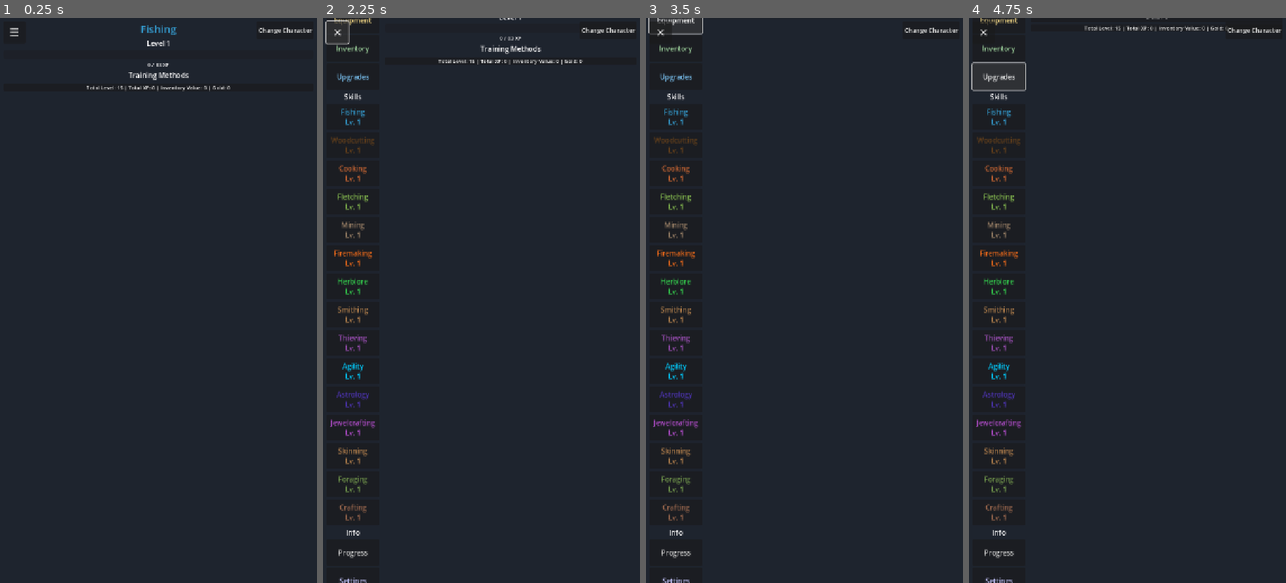
Above: before the commit, frames 1-4 (left to right).
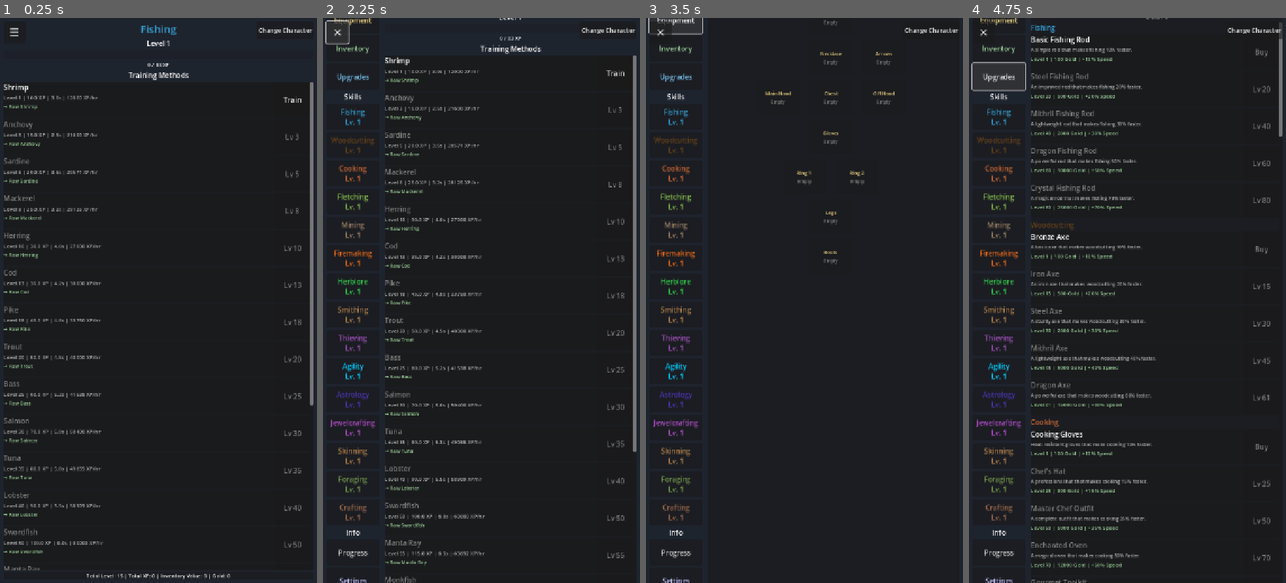
Above: after the commit, the same moments.

Repository: fahmed93/idlescapers
Game: Godot game, scene res://scenes/main.tscn
The game is run twice, just before and just after one commit, with the same random seed, the same clock (stepped at 60 frames per second) and the same inputs. This scene is started directly instead of the project's main scene.
Inputs (mouse positions are in pixels of both pictures, inside the frame that each line leads up to):
- Up to frame 1 (0.25 s): no input
- Up to frame 2 (2.25 s): click "Train" at 0.5 s; click (481, 114) at 1.25 s, where only the run after the commit has a clickable "Stop Training"; click "☰" at 2 s
- Up to frame 3 (3.5 s): click "Equipment" at 2.75 s
- Up to frame 4 (4.75 s): click "Inventory" at 3.5 s; click "Upgrades" at 4.25 s

The runs differ from the first frame. In frame 1, 3.7% of the frame differs, in the area x 1-99%, y 11-100%; in frame 2, 3.9%; in frame 3, 0.5%; in frame 4, 5.7%, in the area x 19-99%, y 0-100%.

Commit message:
Revert "Fix sidebar expansion pushing skill header out of viewport (#96)"
This reverts commit 88cf620a073760d73b4051383c1d4b19a81c628d.

Diff:
--- a/scenes/main.tscn
+++ b/scenes/main.tscn
@@ -52,42 +52,36 @@
 text = "Info"
 horizontal_alignment = 1
 
-[node name="MainContentScroll" type="ScrollContainer" parent="HSplitContainer"]
-layout_mode = 2
-size_flags_horizontal = 3
-size_flags_vertical = 3
-horizontal_scroll_mode = 0
-
-[node name="MainContent" type="VBoxContainer" parent="HSplitContainer/MainContentScroll"]
-layout_mode = 2
-size_flags_horizontal = 3
-
-[node name="SelectedSkillHeader" type="VBoxContainer" parent="HSplitContainer/MainContentScroll/MainContent"]
-layout_mode = 2
-
-[node name="SkillName" type="Label" parent="HSplitContainer/MainContentScroll/MainContent/SelectedSkillHeader"]
+[node name="MainContent" type="VBoxContainer" parent="HSplitContainer"]
+layout_mode = 2
+size_flags_horizontal = 3
+
+[node name="SelectedSkillHeader" type="VBoxContainer" parent="HSplitContainer/MainContent"]
+layout_mode = 2
+
+[node name="SkillName" type="Label" parent="HSplitContainer/MainContent/SelectedSkillHeader"]
 layout_mode = 2
 theme_override_font_sizes/font_size = 24
 text = "Select a Skill"
 horizontal_alignment = 1
 
-[node name="SkillLevel" type="Label" parent="HSplitContainer/MainContentScroll/MainContent/SelectedSkillHeader"]
+[node name="SkillLevel" type="Label" parent="HSplitContainer/MainContent/SelectedSkillHeader"]
 layout_mode = 2
 text = "Level 1"
 horizontal_alignment = 1
 
-[node name="XPProgressBar" type="ProgressBar" parent="HSplitContainer/MainContentScroll/MainContent/SelectedSkillHeader"]
+[node name="XPProgressBar" type="ProgressBar" parent="HSplitContainer/MainContent/SelectedSkillHeader"]
 custom_minimum_size = Vector2(0, 20)
 layout_mode = 2
 show_percentage = false
 
-[node name="XPLabel" type="Label" parent="HSplitContainer/MainContentScroll/MainContent/SelectedSkillHeader"]
+[node name="XPLabel" type="Label" parent="HSplitContainer/MainContent/SelectedSkillHeader"]
 layout_mode = 2
 theme_override_font_sizes/font_size = 12
 text = "0 / 83 XP"
 horizontal_alignment = 1
 
-[node name="SpeedBonusLabel" type="Label" parent="HSplitContainer/MainContentScroll/MainContent/SelectedSkillHeader"]
+[node name="SpeedBonusLabel" type="Label" parent="HSplitContainer/MainContent/SelectedSkillHeader"]
 visible = false
 layout_mode = 2
 theme_override_font_sizes/font_size = 14
@@ -95,84 +89,84 @@
 text = "+0% Speed Bonus"
 horizontal_alignment = 1
 
-[node name="TrainingPanel" type="PanelContainer" parent="HSplitContainer/MainContentScroll/MainContent"]
-visible = false
-layout_mode = 2
-
-[node name="VBoxContainer" type="VBoxContainer" parent="HSplitContainer/MainContentScroll/MainContent/TrainingPanel"]
-layout_mode = 2
-
-[node name="TrainingLabel" type="Label" parent="HSplitContainer/MainContentScroll/MainContent/TrainingPanel/VBoxContainer"]
+[node name="TrainingPanel" type="PanelContainer" parent="HSplitContainer/MainContent"]
+visible = false
+layout_mode = 2
+
+[node name="VBoxContainer" type="VBoxContainer" parent="HSplitContainer/MainContent/TrainingPanel"]
+layout_mode = 2
+
+[node name="TrainingLabel" type="Label" parent="HSplitContainer/MainContent/TrainingPanel/VBoxContainer"]
 layout_mode = 2
 text = "Training: None"
 horizontal_alignment = 1
 
-[node name="TrainingProgressBar" type="ProgressBar" parent="HSplitContainer/MainContentScroll/MainContent/TrainingPanel/VBoxContainer"]
+[node name="TrainingProgressBar" type="ProgressBar" parent="HSplitContainer/MainContent/TrainingPanel/VBoxContainer"]
 custom_minimum_size = Vector2(0, 30)
 layout_mode = 2
 show_percentage = false
 
-[node name="TrainingTimeLabel" type="Label" parent="HSplitContainer/MainContentScroll/MainContent/TrainingPanel/VBoxContainer"]
+[node name="TrainingTimeLabel" type="Label" parent="HSplitContainer/MainContent/TrainingPanel/VBoxContainer"]
 layout_mode = 2
 theme_override_font_sizes/font_size = 12
 text = "0.0s / 0.0s"
 horizontal_alignment = 1
 
-[node name="StopButton" type="Button" parent="HSplitContainer/MainContentScroll/MainContent/TrainingPanel/VBoxContainer"]
+[node name="StopButton" type="Button" parent="HSplitContainer/MainContent/TrainingPanel/VBoxContainer"]
 custom_minimum_size = Vector2(0, 40)
 layout_mode = 2
 text = "Stop Training"
 
-[node name="ActionListLabel" type="Label" parent="HSplitContainer/MainContentScroll/MainContent"]
+[node name="ActionListLabel" type="Label" parent="HSplitContainer/MainContent"]
 layout_mode = 2
 theme_override_font_sizes/font_size = 16
 text = "Training Methods"
 horizontal_alignment = 1
 
-[node name="ActionList" type="PanelContainer" parent="HSplitContainer/MainContentScroll/MainContent"]
-layout_mode = 2
-size_flags_vertical = 3
-
-[node name="ScrollContainer" type="ScrollContainer" parent="HSplitContainer/MainContentScroll/MainContent/ActionList"]
+[node name="ActionList" type="PanelContainer" parent="HSplitContainer/MainContent"]
+layout_mode = 2
+size_flags_vertical = 3
+
+[node name="ScrollContainer" type="ScrollContainer" parent="HSplitContainer/MainContent/ActionList"]
 layout_mode = 2
 size_flags_horizontal = 3
 size_flags_vertical = 3
 horizontal_scroll_mode = 0
 
-[node name="ActionListContent" type="VBoxContainer" parent="HSplitContainer/MainContentScroll/MainContent/ActionList/ScrollContainer"]
-layout_mode = 2
-size_flags_horizontal = 3
-size_flags_vertical = 3
-
-[node name="InventoryLabel" type="Label" parent="HSplitContainer/MainContentScroll/MainContent"]
+[node name="ActionListContent" type="VBoxContainer" parent="HSplitContainer/MainContent/ActionList/ScrollContainer"]
+layout_mode = 2
+size_flags_horizontal = 3
+size_flags_vertical = 3
+
+[node name="InventoryLabel" type="Label" parent="HSplitContainer/MainContent"]
 visible = false
 layout_mode = 2
 theme_override_font_sizes/font_size = 16
 text = "Inventory"
 horizontal_alignment = 1
 
-[node name="InventoryPanel" type="PanelContainer" parent="HSplitContainer/MainContentScroll/MainContent"]
+[node name="InventoryPanel" type="PanelContainer" parent="HSplitContainer/MainContent"]
 visible = false
 custom_minimum_size = Vector2(0, 150)
 layout_mode = 2
 
-[node name="VBoxContainer" type="VBoxContainer" parent="HSplitContainer/MainContentScroll/MainContent/InventoryPanel"]
-layout_mode = 2
-
-[node name="ScrollContainer" type="ScrollContainer" parent="HSplitContainer/MainContentScroll/MainContent/InventoryPanel/VBoxContainer"]
+[node name="VBoxContainer" type="VBoxContainer" parent="HSplitContainer/MainContent/InventoryPanel"]
+layout_mode = 2
+
+[node name="ScrollContainer" type="ScrollContainer" parent="HSplitContainer/MainContent/InventoryPanel/VBoxContainer"]
 layout_mode = 2
 size_flags_vertical = 3
 horizontal_scroll_mode = 0
 
-[node name="InventoryGrid" type="GridContainer" parent="HSplitContainer/MainContentScroll/MainContent/InventoryPanel/VBoxContainer/ScrollContainer"]
+[node name="InventoryGrid" type="GridContainer" parent="HSplitContainer/MainContent/InventoryPanel/VBoxContainer/ScrollContainer"]
 layout_mode = 2
 size_flags_horizontal = 3
 columns = 4
 
-[node name="TotalStatsPanel" type="PanelContainer" parent="HSplitContainer/MainContentScroll/MainContent"]
-layout_mode = 2
-
-[node name="TotalStatsLabel" type="Label" parent="HSplitContainer/MainContentScroll/MainContent/TotalStatsPanel"]
+[node name="TotalStatsPanel" type="PanelContainer" parent="HSplitContainer/MainContent"]
+layout_mode = 2
+
+[node name="TotalStatsLabel" type="Label" parent="HSplitContainer/MainContent/TotalStatsPanel"]
 layout_mode = 2
 theme_override_font_sizes/font_size = 12
 text = "Total Level: 3 | Total XP: 0 | Inventory Value: 0"
--- a/scripts/main.gd
+++ b/scripts/main.gd
@@ -32,27 +32,26 @@
 const PROGRESS_LEVEL_FONT_SIZE := 24  # Font size for level display
 
 @onready var skill_sidebar: VBoxContainer = $HSplitContainer/SkillSidebar
-@onready var main_content_scroll: ScrollContainer = $HSplitContainer/MainContentScroll
-@onready var main_content: VBoxContainer = $HSplitContainer/MainContentScroll/MainContent
+@onready var main_content: VBoxContainer = $HSplitContainer/MainContent
 @onready var menu_button: Button = $MenuButton
 @onready var change_character_button: Button = $ChangeCharacterButton
-@onready var selected_skill_header: VBoxContainer = $HSplitContainer/MainContentScroll/MainContent/SelectedSkillHeader
-@onready var action_list: VBoxContainer = $HSplitContainer/MainContentScroll/MainContent/ActionList/ScrollContainer/ActionListContent
-@onready var selected_skill_label: Label = $HSplitContainer/MainContentScroll/MainContent/SelectedSkillHeader/SkillName
-@onready var skill_level_label: Label = $HSplitContainer/MainContentScroll/MainContent/SelectedSkillHeader/SkillLevel
-@onready var skill_xp_bar: ProgressBar = $HSplitContainer/MainContentScroll/MainContent/SelectedSkillHeader/XPProgressBar
-@onready var skill_xp_label: Label = $HSplitContainer/MainContentScroll/MainContent/SelectedSkillHeader/XPLabel
-@onready var skill_speed_bonus_label: Label = $HSplitContainer/MainContentScroll/MainContent/SelectedSkillHeader/SpeedBonusLabel
-@onready var action_list_label: Label = $HSplitContainer/MainContentScroll/MainContent/ActionListLabel
-@onready var action_list_panel: PanelContainer = $HSplitContainer/MainContentScroll/MainContent/ActionList
-@onready var training_panel: PanelContainer = $HSplitContainer/MainContentScroll/MainContent/TrainingPanel
-@onready var training_label: Label = $HSplitContainer/MainContentScroll/MainContent/TrainingPanel/VBoxContainer/TrainingLabel
-@onready var training_progress: ProgressBar = $HSplitContainer/MainContentScroll/MainContent/TrainingPanel/VBoxContainer/TrainingProgressBar
-@onready var training_time_label: Label = $HSplitContainer/MainContentScroll/MainContent/TrainingPanel/VBoxContainer/TrainingTimeLabel
-@onready var stop_button: Button = $HSplitContainer/MainContentScroll/MainContent/TrainingPanel/VBoxContainer/StopButton
-@onready var inventory_panel: PanelContainer = $HSplitContainer/MainContentScroll/MainContent/InventoryPanel
-@onready var inventory_list: GridContainer = $HSplitContainer/MainContentScroll/MainContent/InventoryPanel/VBoxContainer/ScrollContainer/InventoryGrid
-@onready var total_stats_label: Label = $HSplitContainer/MainContentScroll/MainContent/TotalStatsPanel/TotalStatsLabel
+@onready var selected_skill_header: VBoxContainer = $HSplitContainer/MainContent/SelectedSkillHeader
+@onready var action_list: VBoxContainer = $HSplitContainer/MainContent/ActionList/ScrollContainer/ActionListContent
+@onready var selected_skill_label: Label = $HSplitContainer/MainContent/SelectedSkillHeader/SkillName
+@onready var skill_level_label: Label = $HSplitContainer/MainContent/SelectedSkillHeader/SkillLevel
+@onready var skill_xp_bar: ProgressBar = $HSplitContainer/MainContent/SelectedSkillHeader/XPProgressBar
+@onready var skill_xp_label: Label = $HSplitContainer/MainContent/SelectedSkillHeader/XPLabel
+@onready var skill_speed_bonus_label: Label = $HSplitContainer/MainContent/SelectedSkillHeader/SpeedBonusLabel
+@onready var action_list_label: Label = $HSplitContainer/MainContent/ActionListLabel
+@onready var action_list_panel: PanelContainer = $HSplitContainer/MainContent/ActionList
+@onready var training_panel: PanelContainer = $HSplitContainer/MainContent/TrainingPanel
+@onready var training_label: Label = $HSplitContainer/MainContent/TrainingPanel/VBoxContainer/TrainingLabel
+@onready var training_progress: ProgressBar = $HSplitContainer/MainContent/TrainingPanel/VBoxContainer/TrainingProgressBar
+@onready var training_time_label: Label = $HSplitContainer/MainContent/TrainingPanel/VBoxContainer/TrainingTimeLabel
+@onready var stop_button: Button = $HSplitContainer/MainContent/TrainingPanel/VBoxContainer/StopButton
+@onready var inventory_panel: PanelContainer = $HSplitContainer/MainContent/InventoryPanel
+@onready var inventory_list: GridContainer = $HSplitContainer/MainContent/InventoryPanel/VBoxContainer/ScrollContainer/InventoryGrid
+@onready var total_stats_label: Label = $HSplitContainer/MainContent/TotalStatsPanel/TotalStatsLabel
 @onready var offline_popup: PanelContainer = $OfflineProgressPopup
 
 var selected_skill_id: String = ""
@@ -1370,12 +1369,6 @@
 	else:
 		menu_button.text = "✕"
 
-	# Scroll main content to top when expanding sidebar to ensure header is visible
-	if not collapsed and main_content_scroll and main_content_scroll.is_inside_tree():
-		# Wait for next frame to ensure layout is updated
-		await get_tree().process_frame
-		main_content_scroll.scroll_vertical = 0
-
 ## Handle change character button pressed
 func _on_change_character_pressed() -> void:
 	# Stop any active training
--- a/test/test_scrollcontainer_structure.gd
+++ /dev/null
@@ -1,60 +0,0 @@
-## Test ScrollContainer Structure
-## Verifies the MainContent is wrapped in a ScrollContainer for sidebar expansion fix
-extends Node
-
-func _ready() -> void:
-	await get_tree().process_frame
-	_run_tests()
-	get_tree().quit()
-
-func _run_tests() -> void:
-	print("\n=== ScrollContainer Structure Tests ===\n")
-
-	# Test 1: Check main.tscn for MainContentScroll node
-	print("Test 1: Verify main.tscn has MainContentScroll ScrollContainer")
-	var main_scene = load("res://scenes/main.tscn")
-	assert(main_scene != null, "main.tscn should load")
-
-	# Load the scene to inspect its structure
-	var scene_state: SceneState = main_scene.get_state()
-	var scroll_container_found := false
-	var main_content_found := false
-	var main_content_parent := ""
-
-	for i in range(scene_state.get_node_count()):
-		var node_name: String = scene_state.get_node_name(i)
-		var node_parent: String = scene_state.get_node_path(i, true)
-
-		if node_name == "MainContentScroll":
-			scroll_container_found = true
-			var node_type: StringName = scene_state.get_node_type(i)
-			assert(str(node_type) == "ScrollContainer", "MainContentScroll should be a ScrollContainer")
-			print("  ✓ Found MainContentScroll ScrollContainer")
-
-		elif node_name == "MainContent":
-			main_content_found = true
-			main_content_parent = node_parent
-			print("  ✓ Found MainContent node with parent: %s" % node_parent)
-
-	assert(scroll_container_found, "main.tscn should have a MainContentScroll node")
-	assert(main_content_found, "main.tscn should have a MainContent node")
-	assert(main_content_parent.contains("MainContentScroll"), "MainContent should be a child of MainContentScroll")
-	print("  ✓ MainContent is properly nested in ScrollContainer\n")
-
-	# Test 2: Verify the scene can be instantiated
-	print("Test 2: Verify scene can be instantiated")
-	var main_instance = main_scene.instantiate()
-	assert(main_instance != null, "main.tscn should instantiate")
-
-	# Verify nodes exist in the instantiated scene
-	var scroll_node = main_instance.get_node_or_null("HSplitContainer/MainContentScroll")
-	var content_node = main_instance.get_node_or_null("HSplitContainer/MainContentScroll/MainContent")
-
-	assert(scroll_node != null, "MainContentScroll should exist in instantiated scene")
-	assert(content_node != null, "MainContent should exist in instantiated scene")
-	assert(scroll_node is ScrollContainer, "MainContentScroll should be a ScrollContainer")
-	print("  ✓ Scene instantiates correctly with ScrollContainer\n")
-
-	main_instance.queue_free()
-
-	print("=== All ScrollContainer Structure Tests Passed! ===\n")
--- a/test/test_scrollcontainer_structure.tscn
+++ /dev/null
@@ -1,6 +0,0 @@
-[gd_scene load_steps=2 format=3]
-
-[ext_resource type="Script" path="res://test/test_scrollcontainer_structure.gd" id="1"]
-
-[node name="Test" type="Node"]
-script = ExtResource("1")
